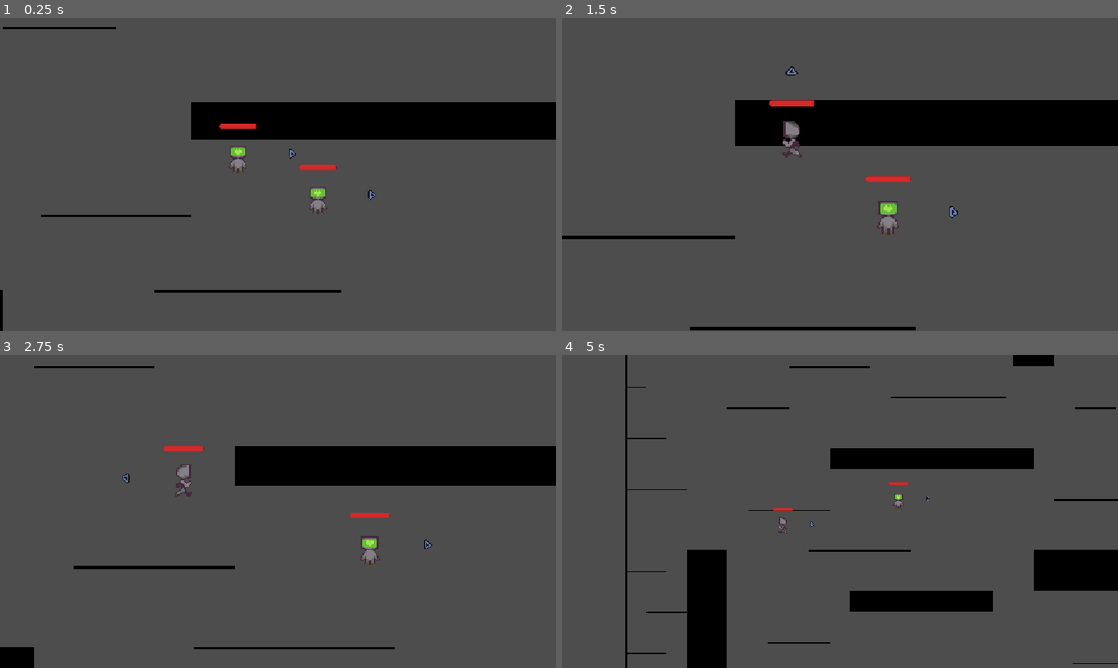
Above: before the commit, frames 1-4 (two rows, left to right).
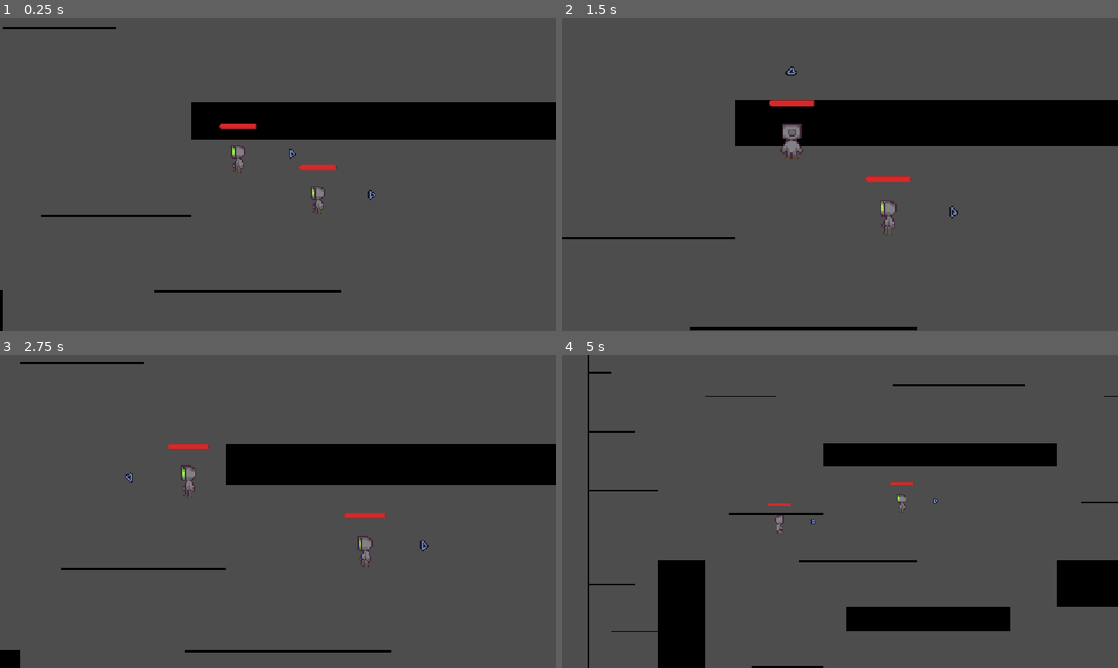
Above: after the commit, the same moments.

Repository: ozzyDev27/Daydream
Game: Godot game, scene res://Scenes/level.tscn
The game is run twice, just before and just after one commit, with the same random seed, the same clock (stepped at 60 frames per second) and the same inputs. This scene is started directly instead of the project's main scene.
Inputs:
- Up to frame 1 (0.25 s): no input
- Up to frame 2 (1.5 s): hold W (dirUp) from 0.53 s (still down); tap L (Action0) at 0.6, 1.35 s; tap Space (Jump) at 0.77 s
- Up to frame 3 (2.75 s): tap Space (Jump) at 1.52 s; release W (dirUp) at 2.03 s; hold A (dirLeft) from 2.03 s (still down); tap L (Action0) at 2.1 s
- Up to frame 4 (5 s): tap L (Action0) at 2.85, 3.6, 4.35 s; tap Space (Jump) at 3.02, 3.77, 4.52 s; release A (dirLeft) at 3.53 s; hold S (dirDown) 3.53-4.28 s; hold D (dirRight) from 4.28 s (still down)

The runs differ from the first frame. In frame 1, 0.3% of the frame differs, in the area x 41-59%, y 40-63%; in frame 2, 0.7%; in frame 3, 2.8%; in frame 4, 12%, in the area x 4-100%, y 0-100%.

Commit message:
Animated Character (badly)

Diff:
--- a/Scenes/player.gd
+++ b/Scenes/player.gd
@@ -49,15 +49,47 @@
 	if input_vector.length() > movement_deadzone:
 		velocity = velocity.move_toward(input_vector * moveSpeed, acceleration * delta)
 
-		sprite.play("Running")
-		if velocity.x < 0:
-			sprite.flip_h=true
-		elif velocity.x > 0:
-			sprite.flip_h=false
+	var angle = input_vector.angle()
+	if velocity.x < 0:
+		sprite.flip_h=false
+	elif velocity.x > 0:
+		sprite.flip_h=true
+
+	velocity = velocity.move_toward(Vector2.ZERO, friction * delta)
+	if velocity.x > 0 || velocity.y > 0:
+		if angle >= -PI/8 and angle < PI/8:
+			sprite.play("Running")
+		elif angle >= PI/8 and angle < 3*PI/8:
+			sprite.play("RunningSideDown")
+		elif angle >= 3*PI/8 and angle < 5*PI/8:
+			sprite.play("RunningDown")
+		elif angle >= 5*PI/8 and angle < 7*PI/8:
+			sprite.play("RunningSideDown")
+		elif angle >= 7*PI/8 or angle < -7*PI/8:
+			sprite.play("Running")
+		elif angle >= -7*PI/8 and angle < -5*PI/8:
+			sprite.play("RunningSideUp")
+		elif angle >= -5*PI/8 and angle < -3*PI/8:
+			sprite.play("RunningUp")
+		elif angle >= -3*PI/8 and angle < -PI/8:
+			sprite.play("RunningSideUp")
 	else:
-		velocity = velocity.move_toward(Vector2.ZERO, friction * delta)
-
-		sprite.play("Standing")
+		if angle >= -PI/8 and angle < PI/8:
+			sprite.play("StandingSide")
+		elif angle >= PI/8 and angle < 3*PI/8:
+			sprite.play("StandingSideDown")
+		elif angle >= 3*PI/8 and angle < 5*PI/8:
+			sprite.play("Standing")
+		elif angle >= 5*PI/8 and angle < 7*PI/8:
+			sprite.play("StandingSideDown")
+		elif angle >= 7*PI/8 or angle < -7*PI/8:
+			sprite.play("StandingSide")
+		elif angle >= -7*PI/8 and angle < -5*PI/8:
+			sprite.play("StandingSideUp")
+		elif angle >= -5*PI/8 and angle < -3*PI/8:
+			sprite.play("StandingUp")
+		elif angle >= -3*PI/8 and angle < -PI/8:
+			sprite.play("StandingSideUp")
 
 	if Input.is_action_just_pressed("DebugAction") and deviceID==0:
 		nextLevel()
Not shown: 1 places in Scenes/player.tscn that only renumber resources
